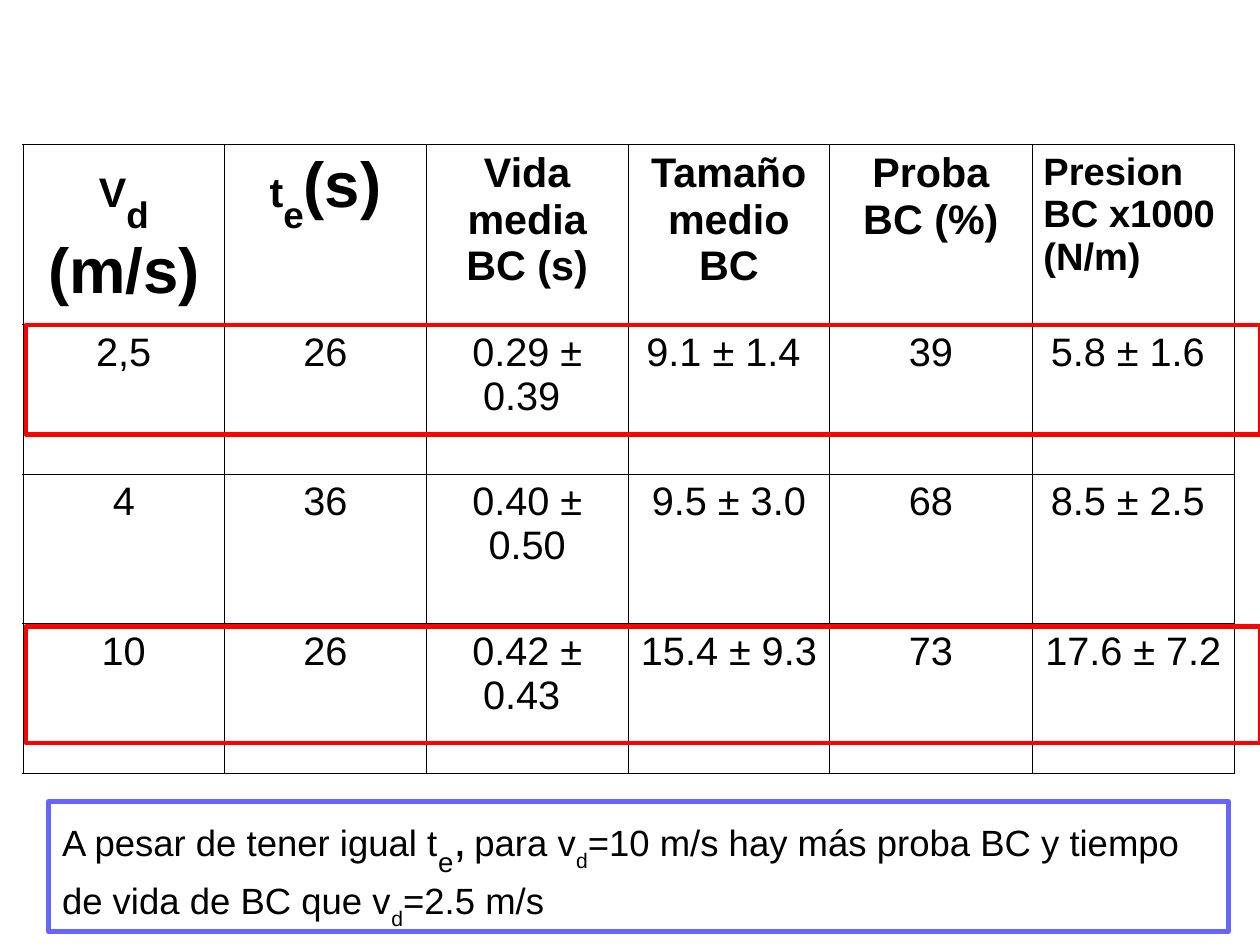
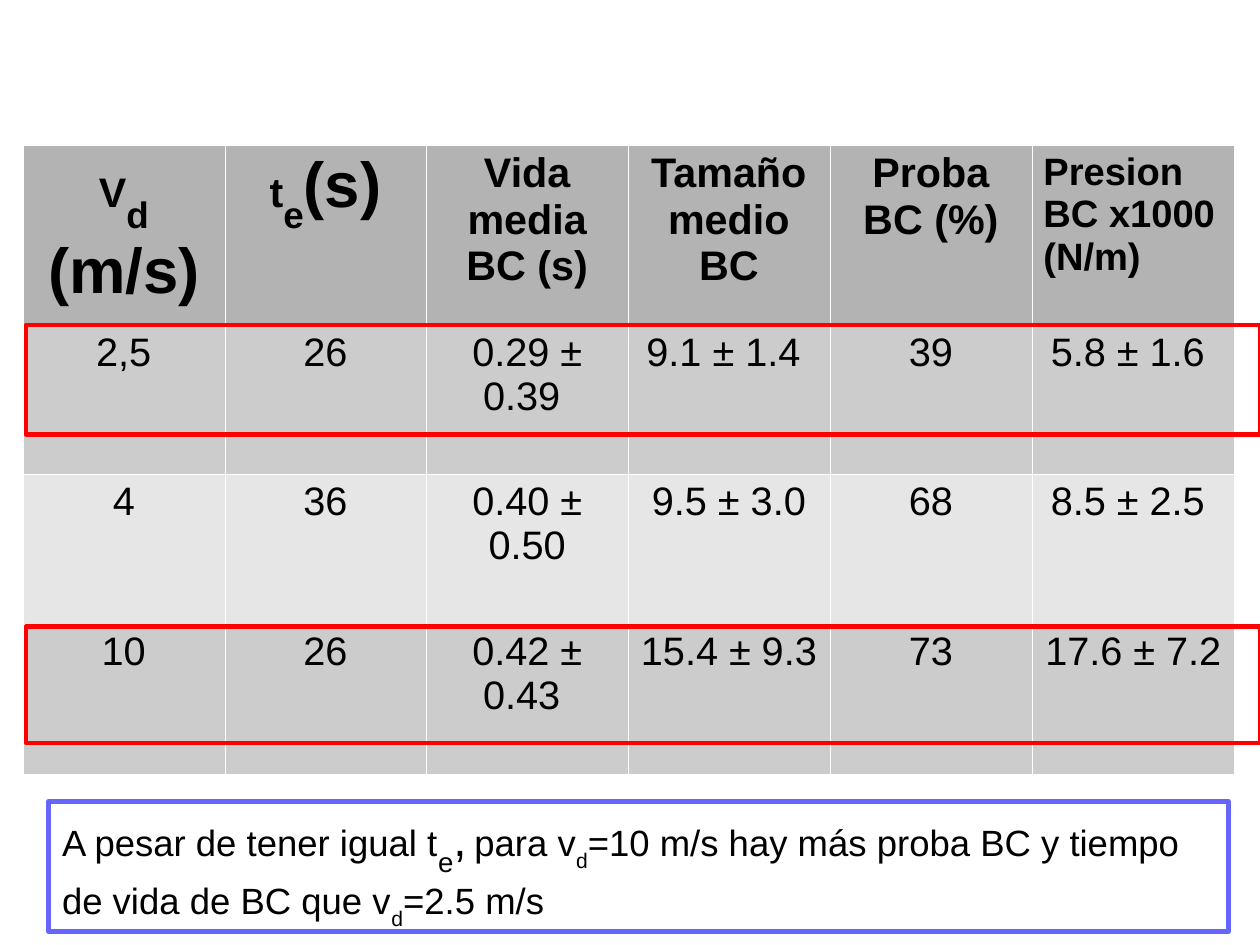
Before and after one commit to ignaciosticco/super_ath, a slide deck: slide 5 of present_superath1.odp. Drawn at 1260x945 pixels with LibreOffice and Linux fonts; fonts in the diff are those of the drawing. Boxes give left, top, right and bottom in pixels: in the first picture for what was removed or moved away, otherwise in the second. Text is boxed around its words. In the diff, an @@ line names an element or a change of style, - is before the commit and + after.

```diff
--- a/present_superath1.odp
+++ b/present_superath1.odp
@@ table at (x1=23, y1=145, x2=1233, y2=774) @@
@@ fill none to #B3B3B3 in row 1 @@
@@ fill none to #CCCCCC in 12 cells @@
@@ fill none to #E6E6E6 in row 3 @@
@@ borders changed @@
```
Also in this commit, not shown: 1 other slide changed, 1 slide added, 17 other files.
